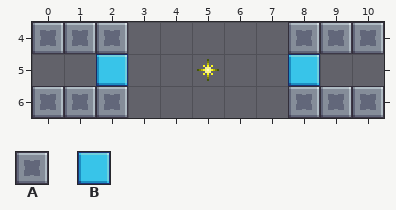
Level history. Tiled map (JSON): Assets/Level_Editor/TileMap/Room_70.tmj. Above is the file before it was changed.
Cells are 32x32 px. Shown: x 0..10, y 4..6.
Key: from "tileSet": A 33, B 45.
_ is an empty cell.
Layers that did not change in this view are not listed.
Layer "Blocks" before, first column x 0:
4 AAA_____AAA
5 __B_____B__
6 AAA_____AAA
The result:
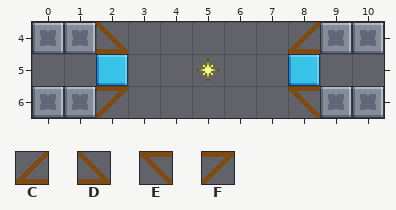
Further tiles: from "tileSet": C 108, D 109, E 118, F 119.
Difference:
Changed rows in their new state; . is an unchanged cell.
Layer "Blocks":
first column x 2:
4 D.....C
6 F.....E
